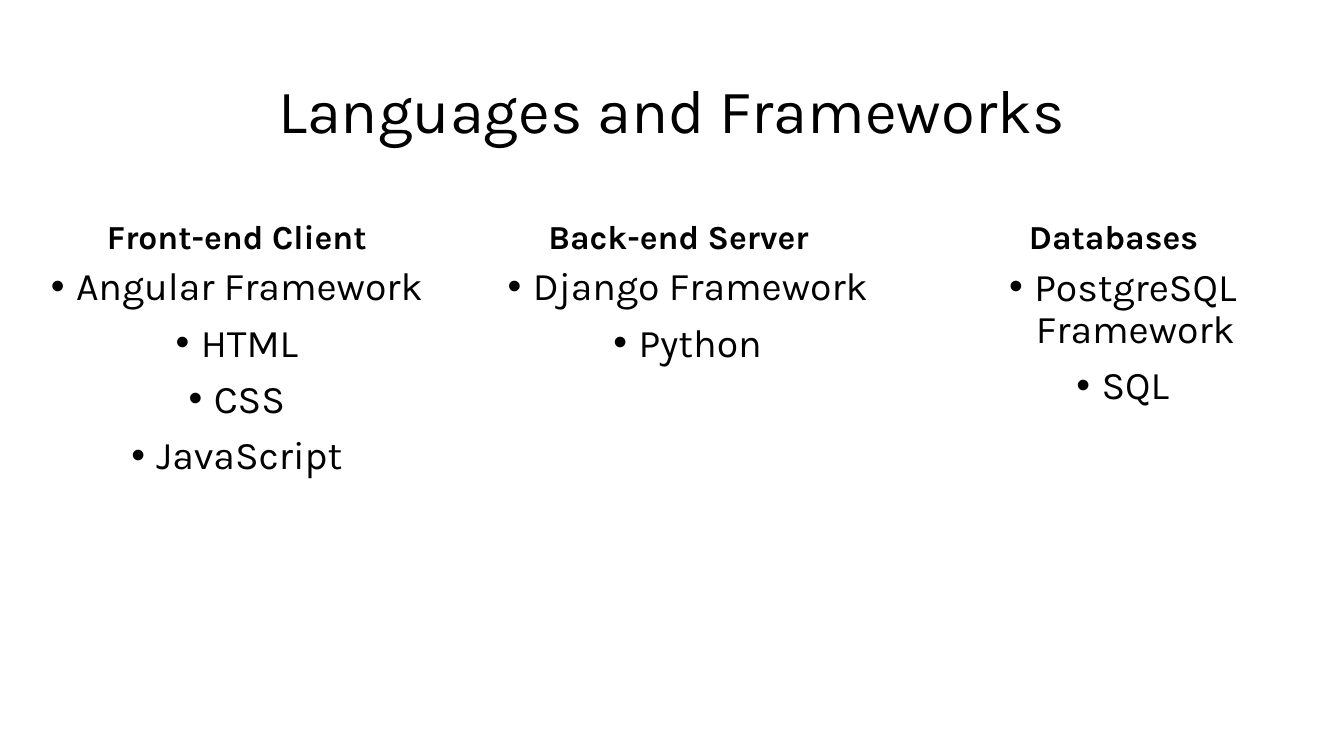
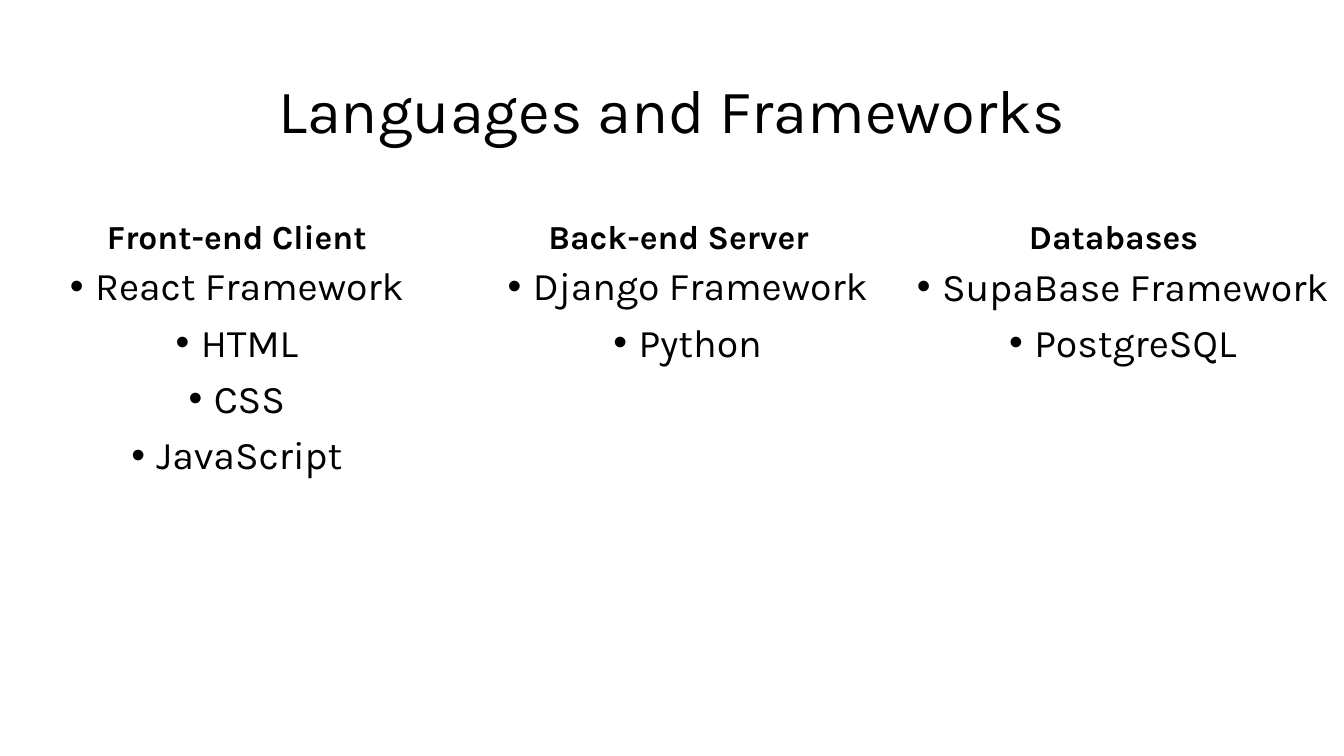
Before and after one commit to Jormungandr72/Cross-Website-Price-Checker, a slide deck: slide 2 of Documentation/Phase-One-Docs/CPT-200_Phase_One_Presentation.ppt. Drawn at 1344x756 pixels with LibreOffice and Linux fonts; fonts in the diff are those of the drawing. Boxes give left, top, right and bottom in pixels: in the first picture for what was removed or moved away, otherwise in the second. Text is boxed around its words. In the diff, an @@ line names an element or a change of style, - is before the commit and + after.

Commit message:
Updated Phase One Presentation
Updated the framework section of the phase 1 presentation.

```diff
--- a/Documentation/Phase-One-Docs/CPT-200_Phase_One_Presentation.ppt
+++ b/Documentation/Phase-One-Docs/CPT-200_Phase_One_Presentation.ppt
@@ text at <box>95,273,404,301</box>: text changed @@
-• Angular Framework
+• React Framework
@@ text at <box>942,274,1329,367</box>: text changed @@
-• PostgreSQL Framework
-• SQL
+• SupaBase Framework
+• PostgreSQL
```
